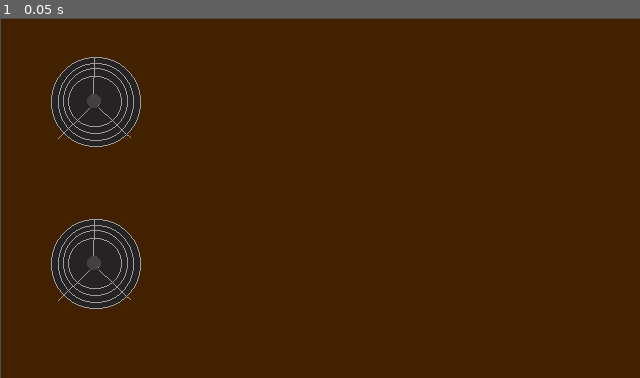
Above: before the commit, frame 1.
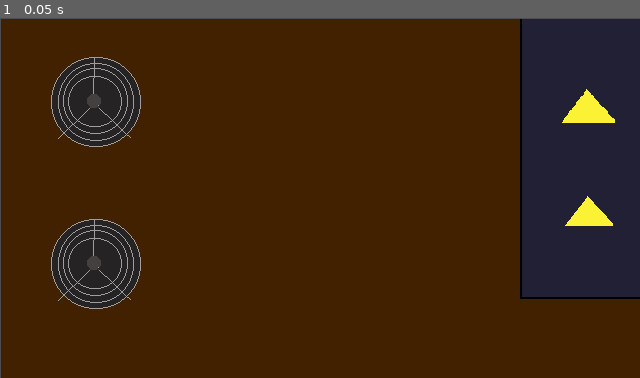
Above: after the commit, the same moment.

Repository: ImJulien/fallhacks
Game: Godot game, scene res://Scenes/table.tscn
Same seed, same stepped clock (60 frames per second), same inputs: the game is played once before the commit and once after it. This scene is started directly instead of the project's main scene.
Inputs:
- Up to frame 1 (0.05 s): no input

The runs differ from the first frame. In frame 1, 15% of the frame differs, in the area x 81-100%, y 0-79%.

Commit message:
table stuff again

Diff:
--- a/Scenes/table.tscn
+++ b/Scenes/table.tscn
@@ -1,9 +1,55 @@
-[gd_scene load_steps=3 format=3 uid="uid://ctd57ff7486hk"]
+[gd_scene load_steps=14 format=3 uid="uid://ctd57ff7486hk"]
 
 [ext_resource type="Texture2D" uid="uid://bayqhsts7mlue" path="res://Assets/Sprites/Stove/stovetop.png" id="1_ix8et"]
+[ext_resource type="Texture2D" uid="uid://c1213f6ii571" path="res://Assets/Sprites/Coveyor Belt/tile000.png" id="2_4ntqo"]
+[ext_resource type="Texture2D" uid="uid://cv5atr4pgvekm" path="res://Assets/Sprites/Coveyor Belt/tile001.png" id="3_x0duj"]
+[ext_resource type="Texture2D" uid="uid://bufsaevehu74l" path="res://Assets/Sprites/Coveyor Belt/tile002.png" id="4_filji"]
+[ext_resource type="Texture2D" uid="uid://dqp3ounds28gr" path="res://Assets/Sprites/Coveyor Belt/tile003.png" id="5_llvxf"]
+[ext_resource type="Texture2D" uid="uid://chvn0dflos4ms" path="res://Assets/Sprites/Coveyor Belt/tile004.png" id="6_oi710"]
+[ext_resource type="Texture2D" uid="uid://ckjrttxpm0gc1" path="res://Assets/Sprites/Coveyor Belt/tile005.png" id="7_somge"]
+[ext_resource type="Texture2D" uid="uid://dyijcwuyxoj83" path="res://Assets/Sprites/Coveyor Belt/tile006.png" id="8_bxtnr"]
+[ext_resource type="Texture2D" uid="uid://coxfyoqryhb0t" path="res://Assets/Sprites/Coveyor Belt/tile007.png" id="9_k47uh"]
+[ext_resource type="Texture2D" uid="uid://bf11gmecx0put" path="res://Assets/Sprites/Coveyor Belt/tile008.png" id="10_xhfwg"]
 
 [sub_resource type="CircleShape2D" id="CircleShape2D_4ppvu"]
 radius = 53.0
+
+[sub_resource type="SpriteFrames" id="SpriteFrames_5kx35"]
+animations = [{
+"frames": [{
+"duration": 1.0,
+"texture": ExtResource("2_4ntqo")
+}, {
+"duration": 1.0,
+"texture": ExtResource("3_x0duj")
+}, {
+"duration": 1.0,
+"texture": ExtResource("4_filji")
+}, {
+"duration": 1.0,
+"texture": ExtResource("5_llvxf")
+}, {
+"duration": 1.0,
+"texture": ExtResource("6_oi710")
+}, {
+"duration": 1.0,
+"texture": ExtResource("7_somge")
+}, {
+"duration": 1.0,
+"texture": ExtResource("8_bxtnr")
+}, {
+"duration": 1.0,
+"texture": ExtResource("9_k47uh")
+}, {
+"duration": 1.0,
+"texture": ExtResource("10_xhfwg")
+}],
+"loop": true,
+"name": &"default",
+"speed": 10.0
+}]
+
+[sub_resource type="RectangleShape2D" id="RectangleShape2D_3leha"]
 
 [node name="Node2D" type="Node2D"]
 
@@ -56,3 +102,17 @@
 [node name="CollisionShape2D" type="CollisionShape2D" parent="Stove/Burner3/Area2D"]
 position = Vector2(119, 69)
 shape = SubResource("CircleShape2D_4ppvu")
+
+[node name="Conveyor" type="Node2D" parent="."]
+
+[node name="AnimatedSprite2D" type="AnimatedSprite2D" parent="Conveyor"]
+position = Vector2(592, 145)
+sprite_frames = SubResource("SpriteFrames_5kx35")
+frame_progress = 0.8279592
+
+[node name="Area2D" type="Area2D" parent="Conveyor"]
+
+[node name="CollisionShape2D" type="CollisionShape2D" parent="Conveyor/Area2D"]
+shape = SubResource("RectangleShape2D_3leha")
+
+[node name="PlatingArea" type="Node2D" parent="."]
Not shown, added: Assets/Sprites/Coveyor Belt/tile000.png.import
Not shown, added: Assets/Sprites/Coveyor Belt/tile001.png.import
Not shown, added: Assets/Sprites/Coveyor Belt/tile002.png.import
Not shown, added: Assets/Sprites/Coveyor Belt/tile003.png.import
Not shown, added: Assets/Sprites/Coveyor Belt/tile004.png.import
Not shown, added: Assets/Sprites/Coveyor Belt/tile005.png.import
Not shown, added: Assets/Sprites/Coveyor Belt/tile006.png.import
Not shown, added: Assets/Sprites/Coveyor Belt/tile007.png.import
Not shown, added: Assets/Sprites/Coveyor Belt/tile008.png.import
Not shown: 1 places in Scenes/main_game.tscn that only renumber resources
